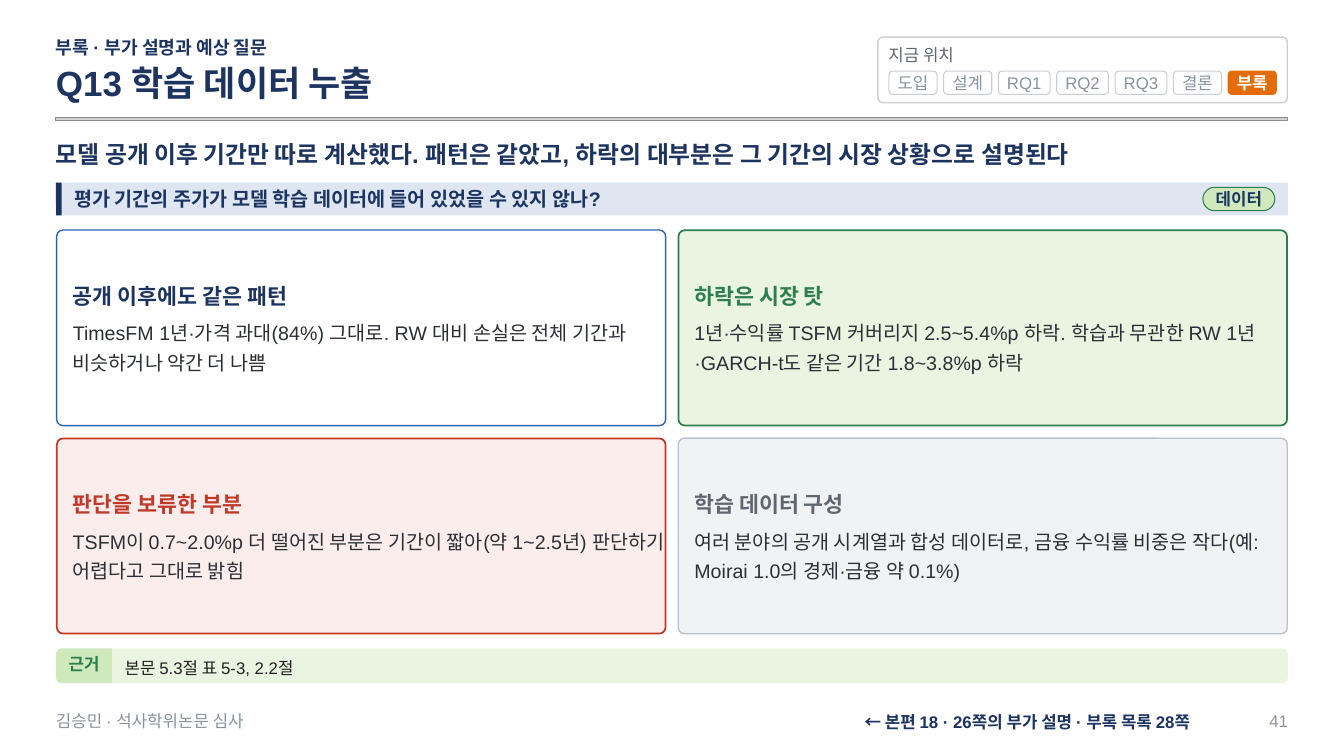
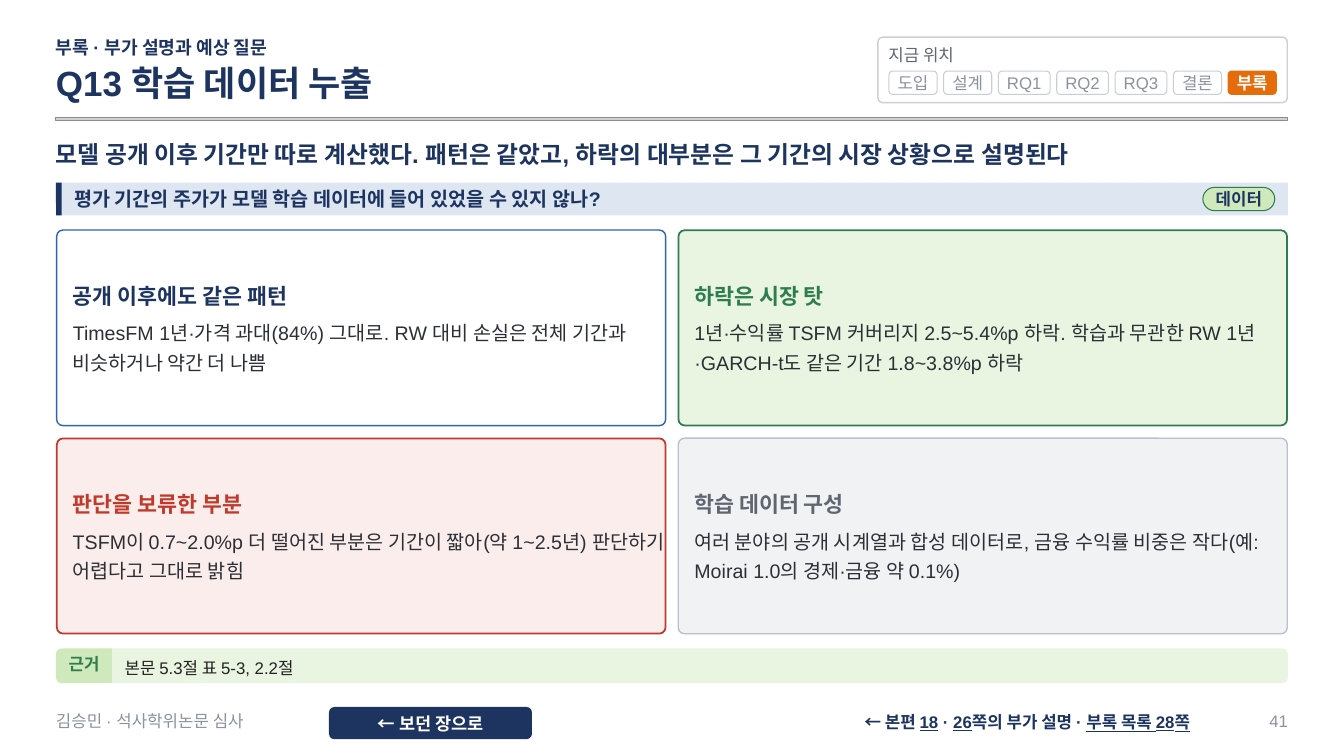
Before and after one commit to sapzzil/Master-thesis, a slide deck: slide 41 of 05_논문작성/석사학위논문 심사 발표_v3.pptx. Drawn at 1344x756 pixels with LibreOffice and Linux fonts; fonts in the diff are those of the drawing; grey boxes stand for pictures. Boxes give left, top, right and bottom in pixels: in the first picture for what was removed or moved away, otherwise in the second. Text is boxed around its words. In the diff, an @@ line names an element or a change of style, - is before the commit and + after.

```diff
--- a/05_논문작성/석사학위논문 심사 발표_v3.pptx
+++ b/05_논문작성/석사학위논문 심사 발표_v3.pptx
@@ text "← 본편 18 · 26쪽의 ..." at <box>885,714,1190,732</box>: underline on in "18 26쪽의 부록 목록 28쪽" @@
@@ rounded rectangle added at <box>329,707,531,739</box>, fill #1D3461, 12.5 pt, text #FFFFFF, bold @@
+← 보던 장으로
```
Also in this commit, not shown: 35 other slides changed.
